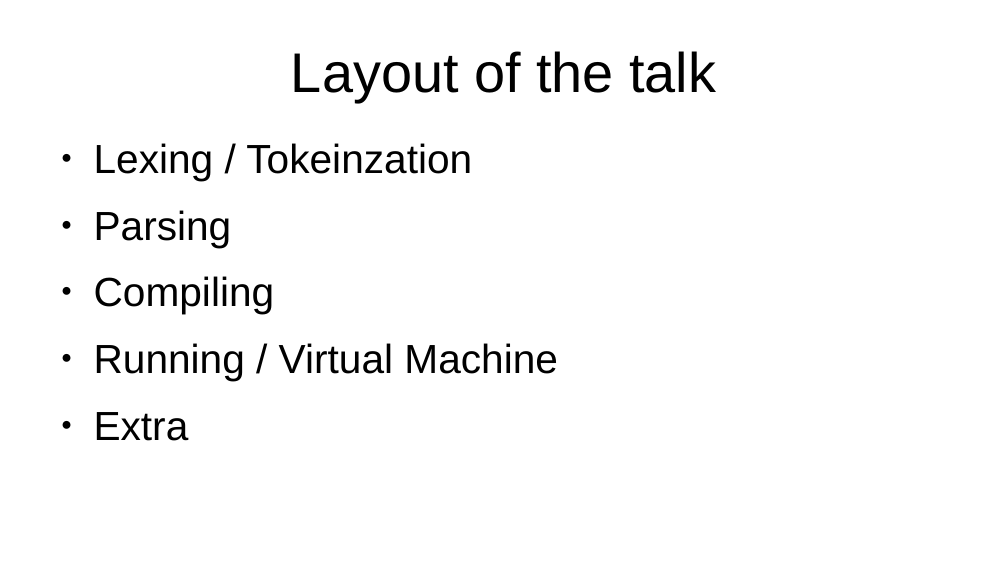
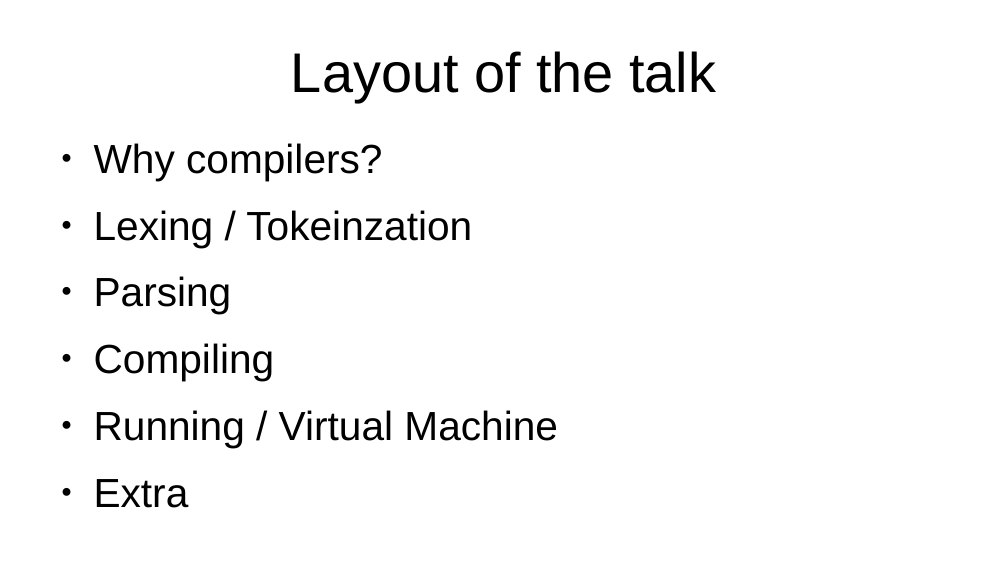
Before and after one commit to grab-a-byte/CalculatorCompiler, a slide deck: slide 4 of slides/Compiler Slides.odp. Drawn at 1008x567 pixels with LibreOffice and Linux fonts; fonts in the diff are those of the drawing. Boxes give left, top, right and bottom in pixels: in the first picture for what was removed or moved away, otherwise in the second. Text is boxed around its words. In the diff, an @@ line names an element or a change of style, - is before the commit and + after.

Commit message:
update slides

```diff
--- a/slides/Compiler Slides.odp
+++ b/slides/Compiler Slides.odp
@@ text at (94, 143, 382, 181): paragraph added @@
+● Why compilers?
```
Also in this commit, not shown: 1 other slide changed, 3 slides added.
